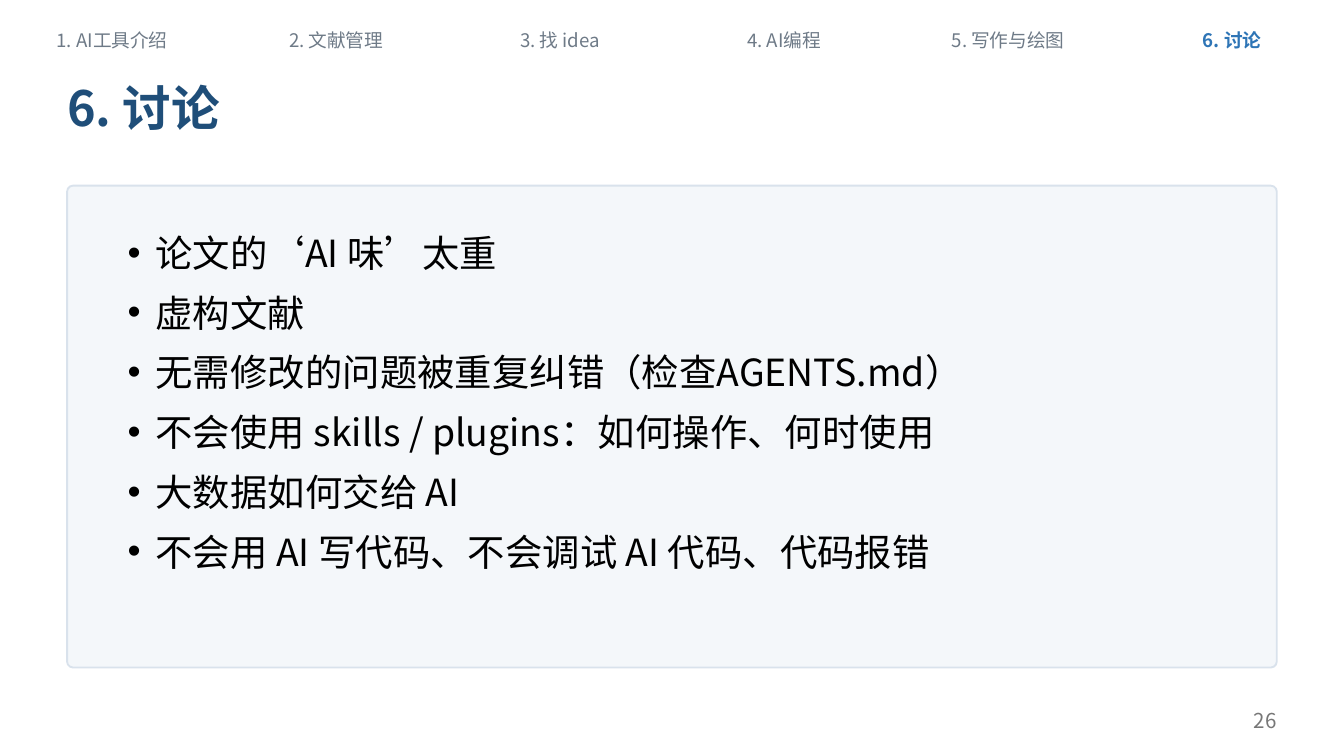
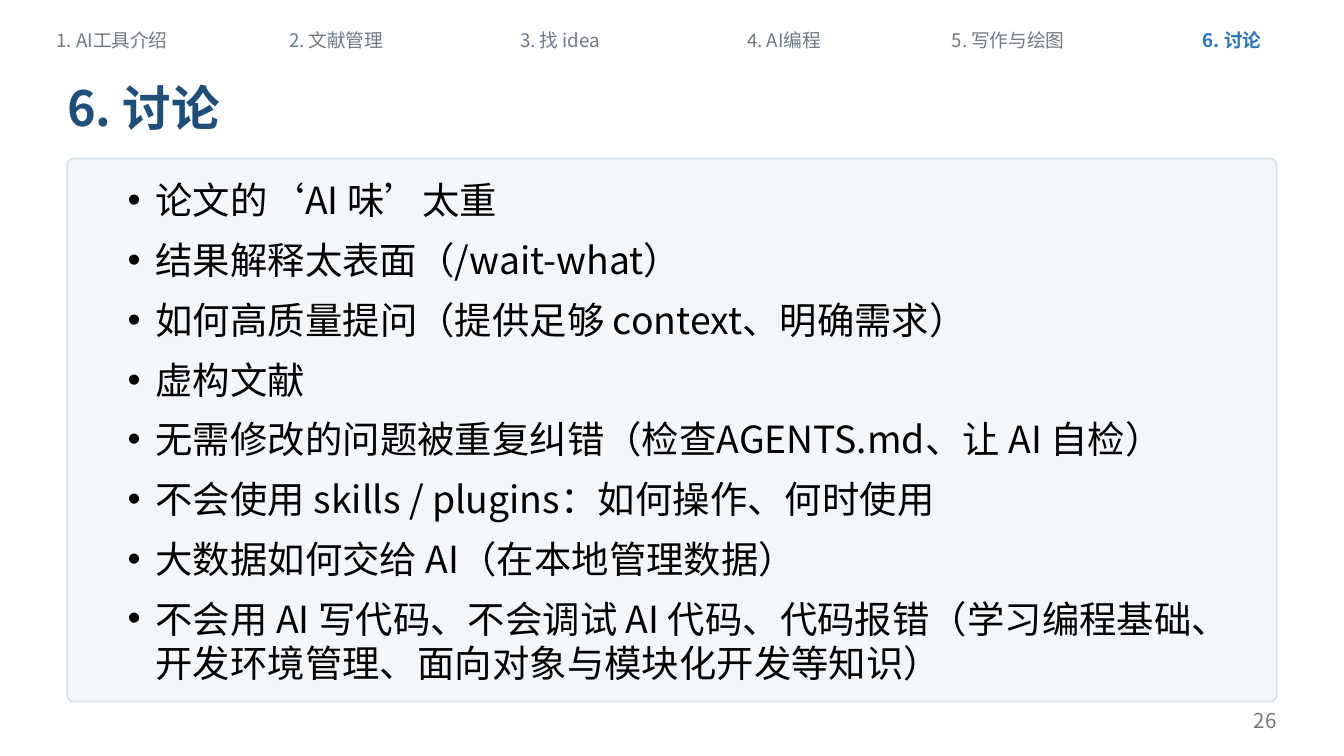
Before and after one commit to sicilyala/ai_sharing, a slide deck: slide 26 of docs/ai-workflow-sharing-v1.pptx. Drawn at 1344x756 pixels with LibreOffice and Linux fonts; fonts in the diff are those of the drawing. Boxes give left, top, right and bottom in pixels: in the first picture for what was removed or moved away, otherwise in the second. Text is boxed around its words. In the diff, an @@ line names an element or a change of style, - is before the commit and + after.

```diff
--- a/docs/ai-workflow-sharing-v1.pptx
+++ b/docs/ai-workflow-sharing-v1.pptx
@@ rounded rectangle: place and size @@
-rounded rectangle at <box>67,185,1277,668</box>
+rounded rectangle at <box>67,159,1277,702</box>
@@ text "论文的‘AI 味’太重": place and size @@
-text "论文的‘AI 味’太重" at <box>156,235,963,569</box>
+text "论文的‘AI 味’太重" at <box>156,182,1229,681</box>
@@ text at <box>156,242,967,338</box>: paragraphs added @@
+• 结果解释太表面（/wait-what）
+• 如何高质量提问（提供足够 context、明确需求）
@@ text at <box>156,421,1162,457</box>: text changed @@
-• 无需修改的问题被重复纠错（检查AGENTS.md）
+• 无需修改的问题被重复纠错（检查AGENTS.md、让 AI 自检）
@@ text at <box>156,541,1229,681</box>: text changed @@
-• 大数据如何交给 AI
-• 不会用 AI 写代码、不会调试 AI 代码、代码报错
+• 大数据如何交给 AI（在本地管理数据）
+• 不会用 AI 写代码、不会调试 AI 代码、代码报错（学习编程基础、开发环境管理、面向对象与模块化开发等知识）
```
Also in this commit, not shown: 11 other slides changed, 7 other files.
